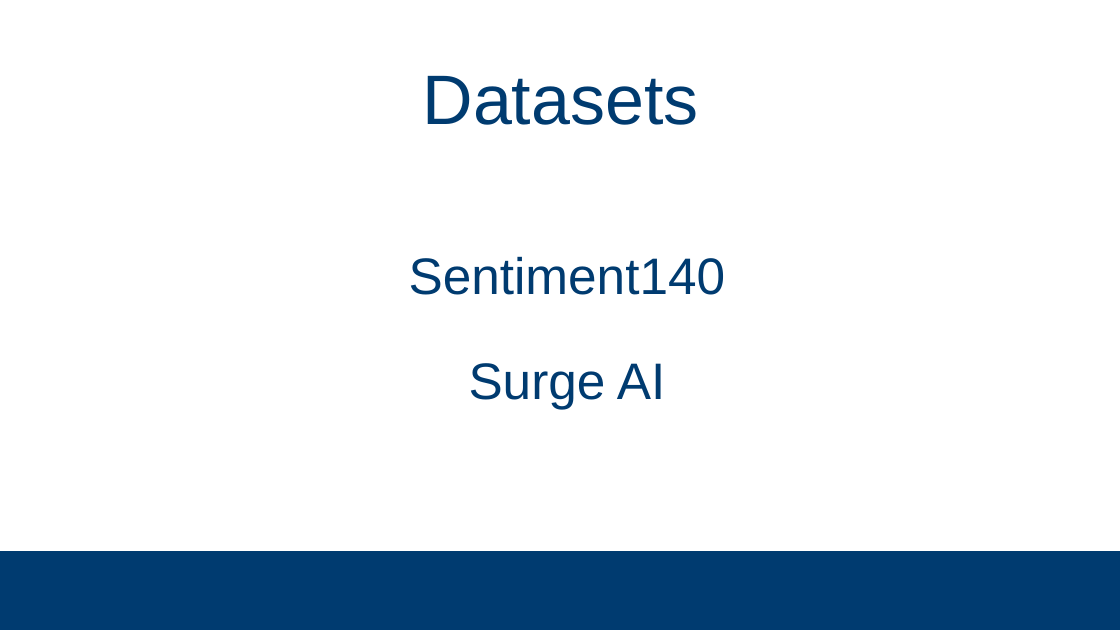
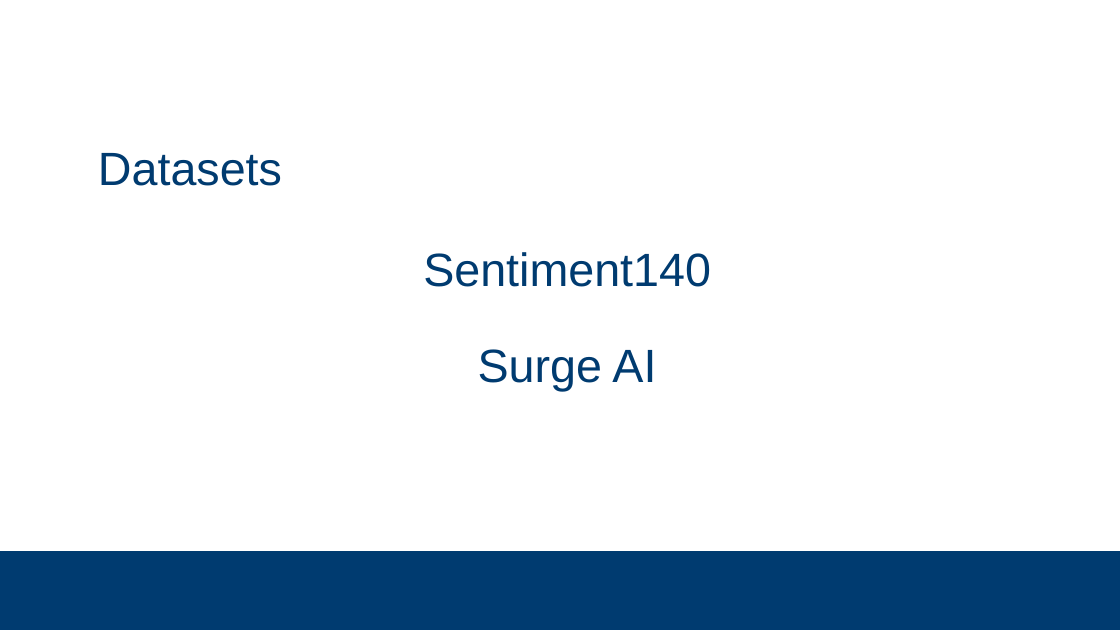
Before and after one commit to subsystem3/project, a slide deck: slide 8 of Final-Project-Team-2.pptx (slide 9 before the commit). Drawn at 1120x630 pixels with LibreOffice and Linux fonts; fonts in the diff are those of the drawing; background and template pictures are left out. Boxes give left, top, right and bottom in pixels: in the first picture for what was removed or moved away, otherwise in the second. Text is boxed around its words. In the diff, an @@ line names an element or a change of style, - is before the commit and + after.

```diff
--- a/Final-Project-Team-2.pptx
+++ b/Final-Project-Team-2.pptx
@@ text "Datasets" moved from (x1=422, y1=76, x2=698, y2=125) to (x1=98, y1=153, x2=282, y2=186) @@
@@ text "Datasets" at (x1=98, y1=153, x2=282, y2=186): size 60 to 40 pt; alignment centre to left; line spacing 1.05 to 2.33 @@
@@ text "Sentiment140" at (x1=423, y1=252, x2=711, y2=392): size 44 to 40 pt @@
```
Also in this commit, not shown: 10 other slides changed, 14 slides added, 9 slides removed.
